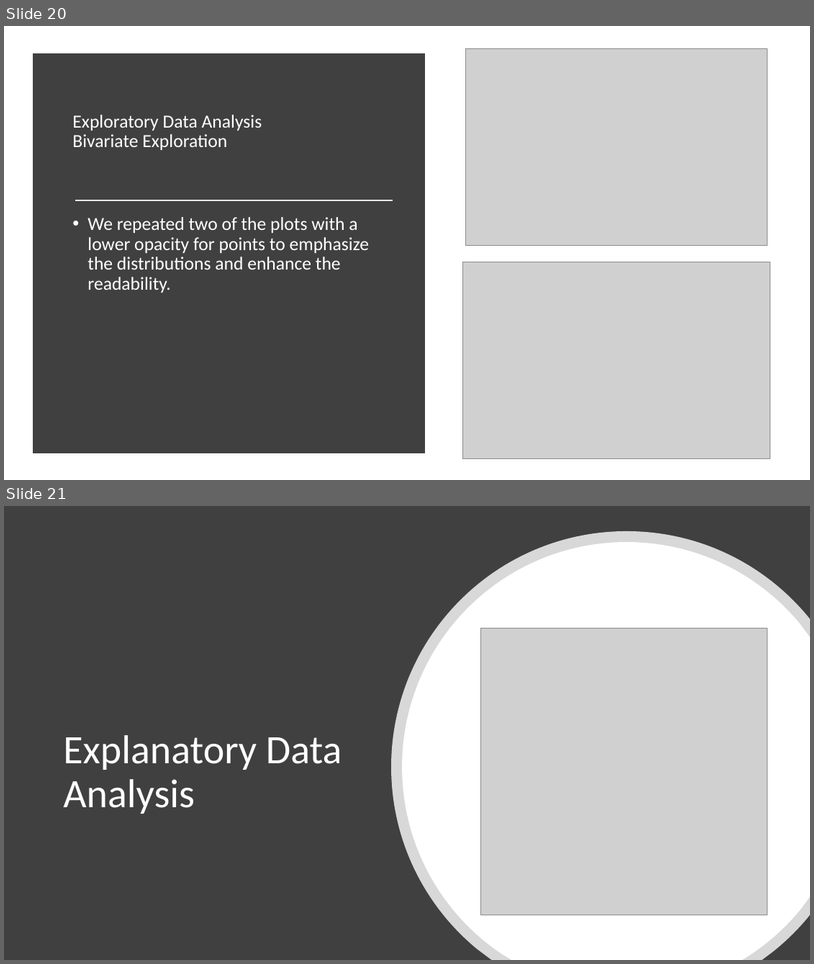
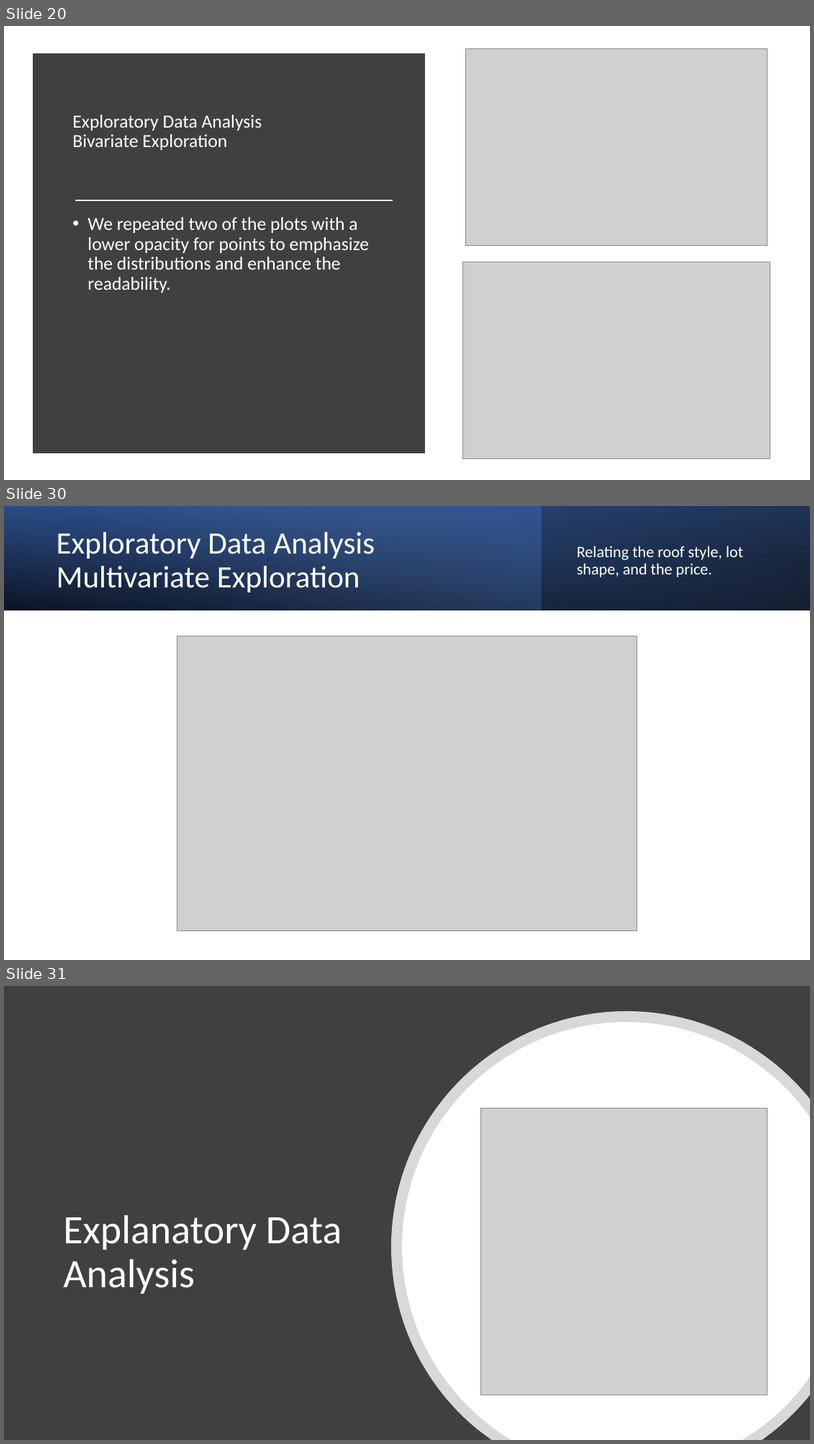
Before and after one commit to Moaaz-Mahmoud/Third-Year-Electrical-Testing-3A, a slide deck: projects-for-the-practical-exam/house-pricing/presentation.pptx. Shown one above the other, each under a label of ours: slides 20 and 21 before the commit, slides 20, 30 and 31 after it; the slides between them are not shown. The pictures are 814x964 and 814x1444 pixels, drawn with LibreOffice and Linux fonts; fonts in the diff are those of the drawing; grey boxes stand for pictures. Boxes give left, top, right and bottom in pixels: in the first picture for what was removed or moved away, otherwise in the second. Text is boxed around its words. In the diff, an @@ line names an element or a change of style, - is before the commit and + after.

```diff
--- a/projects-for-the-practical-exam/house-pricing/presentation.pptx
+++ b/projects-for-the-practical-exam/house-pricing/presentation.pptx
@@ slide 30 added at (4,506,810,960), background #FFFFFF @@
@@ rectangle added at (4,506,810,610), fill gradient #000000 to #2F5597 @@
@@ rectangle added at (4,506,542,610), fill gradient #4472C4 to #8FAADC @@
@@ rectangle added at (4,506,810,610), fill gradient #000000 to #4472C4 @@
@@ title added at (57,532,375,592), 37 pt, text #FFFFFF @@
+Exploratory Data Analysis
+Multivariate Exploration
@@ text added at (577,546,743,577), 19 pt, text #FFFFFF @@
+Relating the roof style, lot shape, and the price.
@@ picture added at (177,636,638,931) @@
@@ what was slide 21 is now slide 31 @@
```
Also in this commit, not shown: 9 other slides added, 2 other files.
